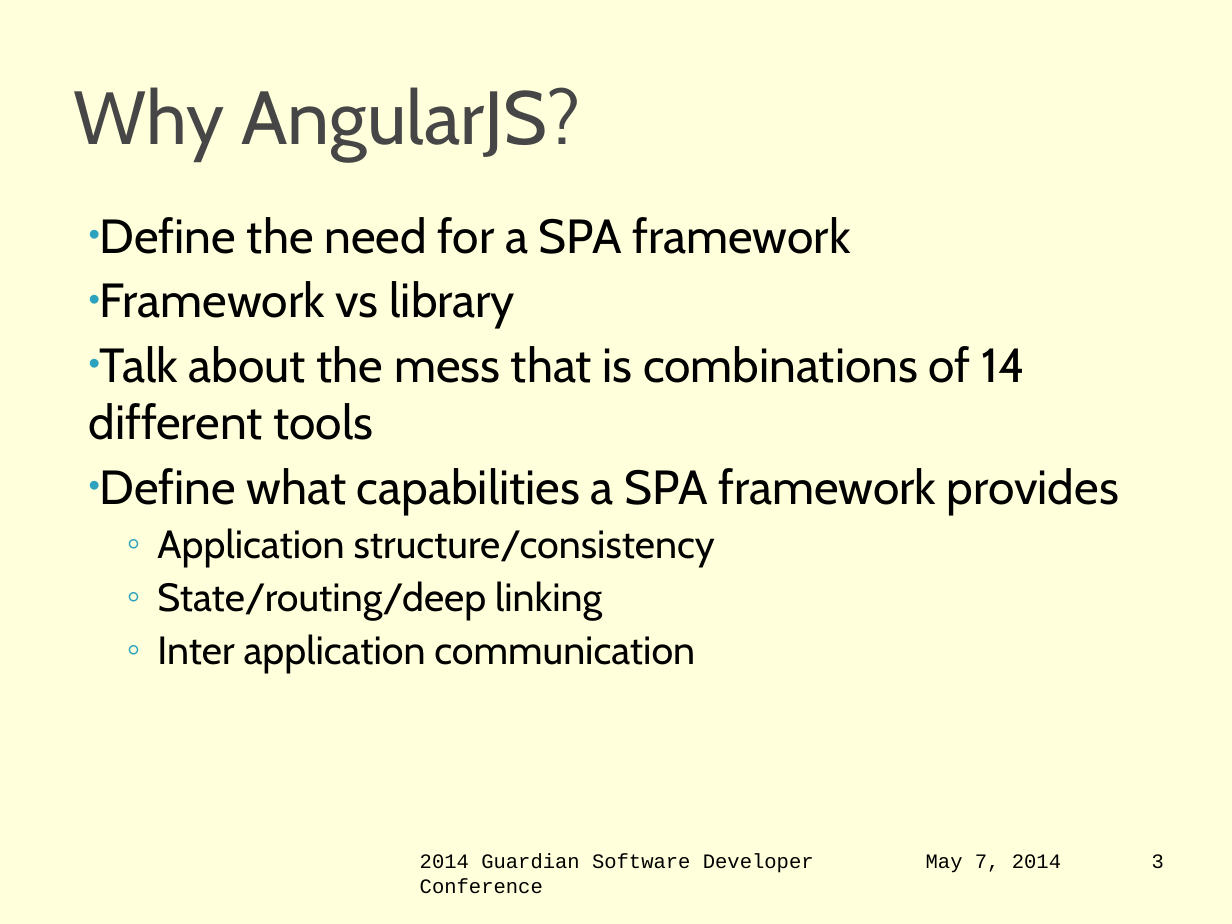
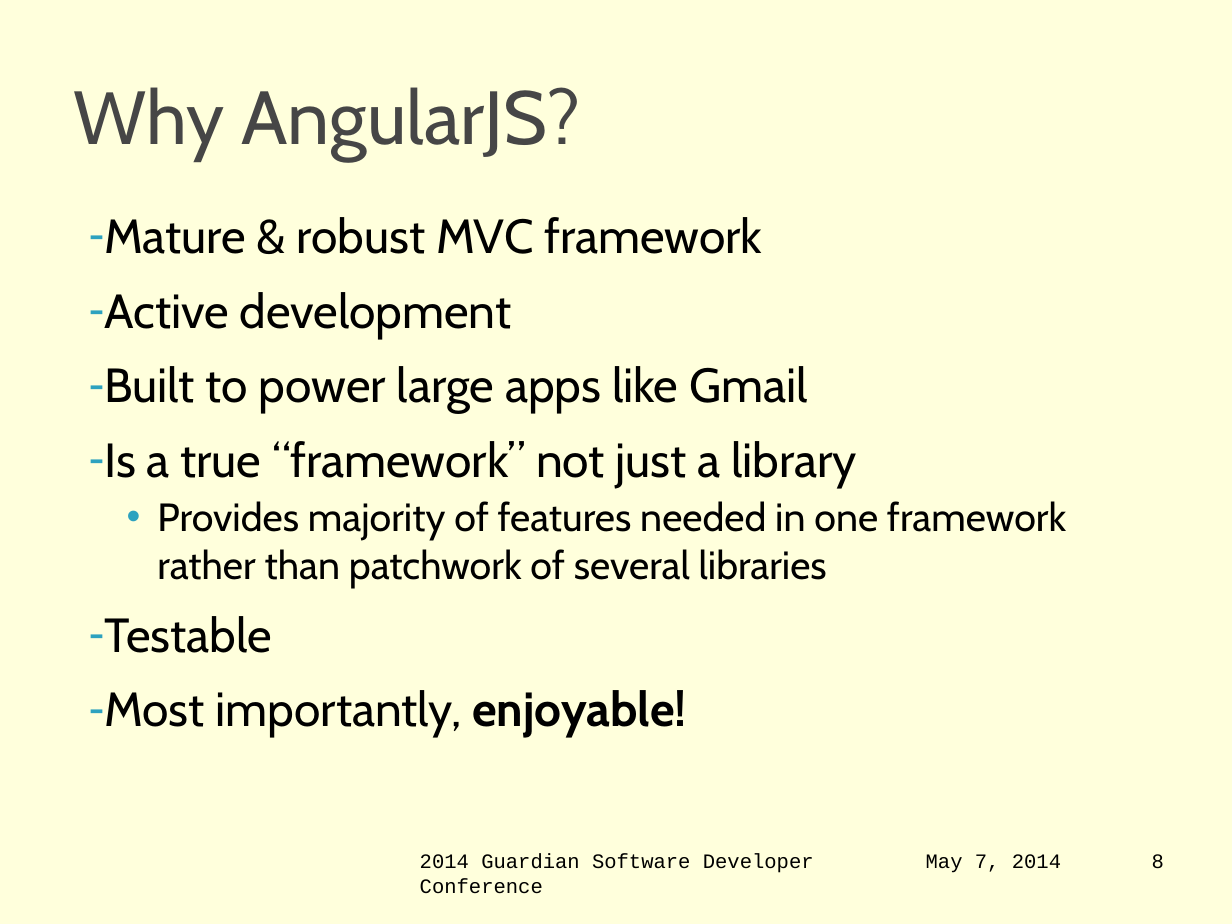
Before and after one commit to jbellmore/GSDC-2014-AngularJS, a slide deck: slide 8 of intro-to-angular-js.pptx (slide 3 before the commit). Drawn at 1232x924 pixels with LibreOffice and Linux fonts; fonts in the diff are those of the drawing; background and template pictures are left out. Boxes give left, top, right and bottom in pixels: in the first picture for what was removed or moved away, otherwise in the second. Text is boxed around its words. In the diff, an @@ line names an element or a change of style, - is before the commit and + after.

Commit message:
Almost done with the slide deck, also added application lifecycles Visio for traditional and SPA web apps

```diff
--- a/intro-to-angular-js.pptx
+++ b/intro-to-angular-js.pptx
@@ text at [104,217,1066,737]: text changed @@
-• Define the need for a SPA framework
-• Framework vs library
-• Talk about the mess that is combinations of 14 different tools
-• Define what capabilities a SPA framework provides
-  ◦ Application structure/consistency
-  ◦ State/routing/deep linking
-  ◦ Inter application communication
+‐ Mature & robust MVC framework
+‐ Active development
+‐ Built to power large apps like Gmail
+‐ Is a true “framework” not just a library
+  • Provides majority of features needed in one framework rather than patchwork of several libraries
+‐ Testable
+‐ Most importantly, enjoyable!
@@ page number at [1152,854,1164,869]: text changed @@
-3
+8
```
Also in this commit, not shown: 4 other slides changed, 6 slides added, 1 other file.
